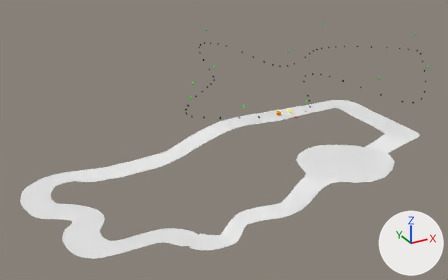
Before and after pictures for a commit that changed the Blender file Parser/circuit.blend.
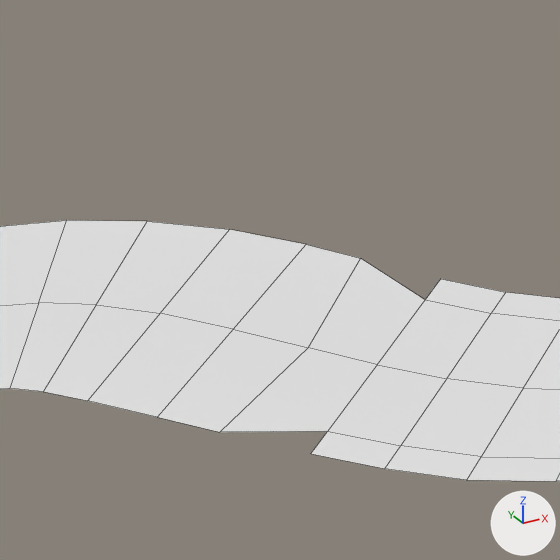
There are two pictures of each version: one whole from a camera (50 mm lens) standing at (-1743.0, -2568.0, 1210.0) and looking at (-226.0, 189.0, -169.0), one close up on the part from 36% to 47% of the width and 75% to 92% of the height. Lighting does not change. The marker at lower right points along +X, +Y and +Z. The close-ups show mesh edges as thin lines.

Names of what the first close-up shows: 'T_'.
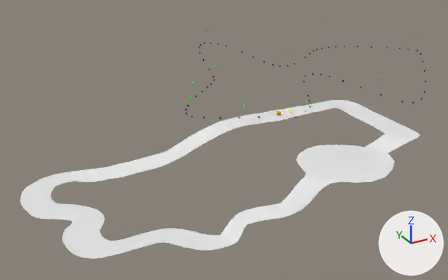
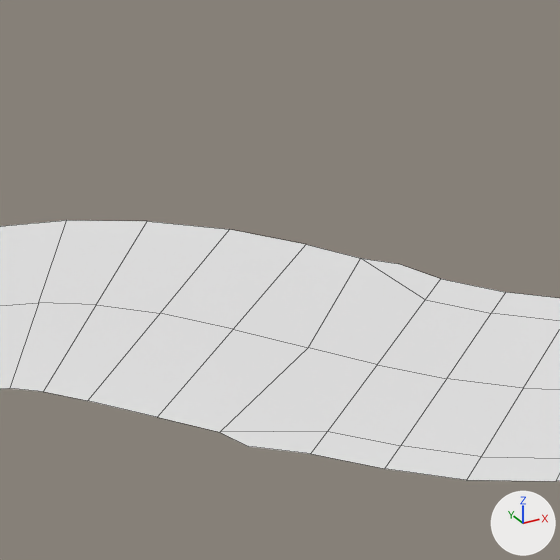
Edits to the scene script, one JSON object a line:
```json
{"block": "me_cubeziercurve_001", "where": "me_cubeziercurve_001.from_pydata(...)  # 692 vertices, 437 faces, 73 loose edges; spans x -1334.0..551.0, y -698.0..461.0, z -291.0..7.0"}
{"block": "me_cubeziercurve_001", "where": "# used by ob_t; location = (0.0, 0.0, 0.0)"}
{"block": "me_cubeziercurve_001", "where": "# verts and faces of me_cubeziercurve_001; kept vertices keep their numbers, new ones are numbered from 692"}
{"block": "me_cubeziercurve_001", "where": "# before: 75 (-687.0, -427.0, -291.0) at pixel (440, 278), 78 (-784.0, -514.0, -288.0) at pixel (310, 453), 295 (-700.0, -438.0, -291.0) at pixel (425, 299), 296 (-772.0, -503.0, -289.0) at pixel (327, 431), 358 (-687.0, -427.0, -291.0) at pixel (440, 278)"}
{"block": "me_cubeziercurve_001", "where": "# before: 359 (-784.0, -514.0, -288.0) at pixel (310, 453), 585 (-807.0, -485.0, -288.0) at pixel (219, 432), 586 (-708.0, -401.0, -290.0) at pixel (360, 258)"}
{"block": "me_cubeziercurve_001", "change": "me_cubeziercurve_001 part 1"}
{"op": "add", "block": "me_cubeziercurve_001", "code": "delete_vertices([358, 359])  # with the faces that use them"}
{"op": "add", "block": "me_cubeziercurve_001", "code": "verts[692] = (-697.0, -410.0, -290.0)  # pixel (398, 263)"}
{"op": "add", "block": "me_cubeziercurve_001", "code": "verts[693] = (-802.0, -498.0, -288.0)  # pixel (248, 446)"}
{"op": "add", "block": "me_cubeziercurve_001", "code": "faces += [(75, 692, 586, 295), (78, 296, 585, 693)]"}
```

Pixel boxes (x1, y1, x2, y2) of what changed, in the close-ups (560 x 560 px; the box of a moved part takes in the faces that stretch with it):
```json
{"part": 1, "of": "me_cubeziercurve_001", "change": "moved or reshaped", "after": [221, 258, 440, 454], "on screen": "not visible before"}
```
